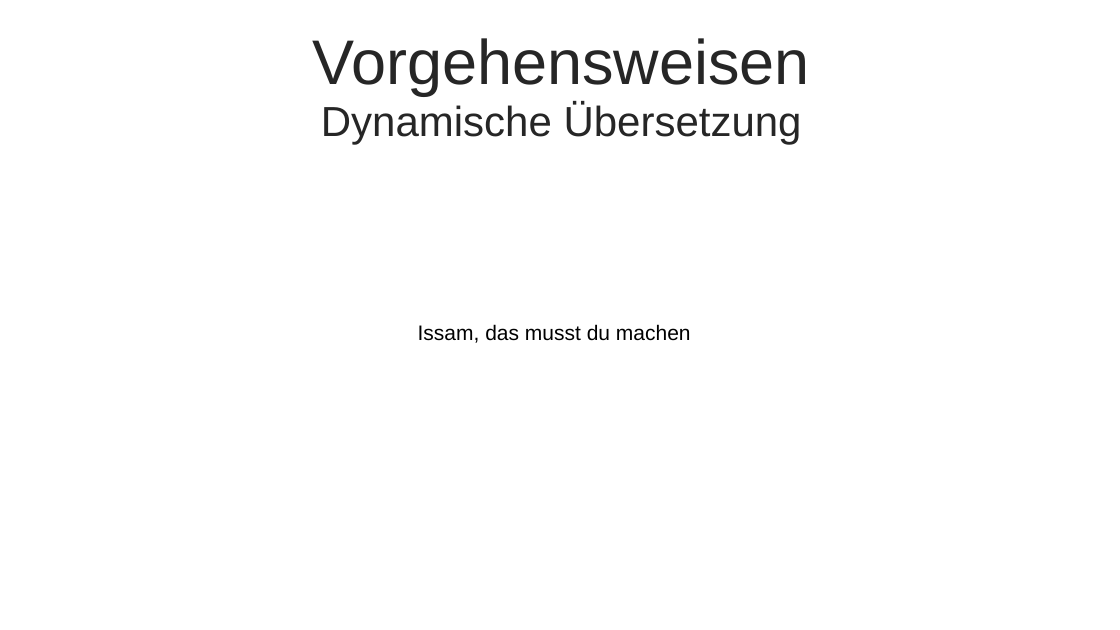
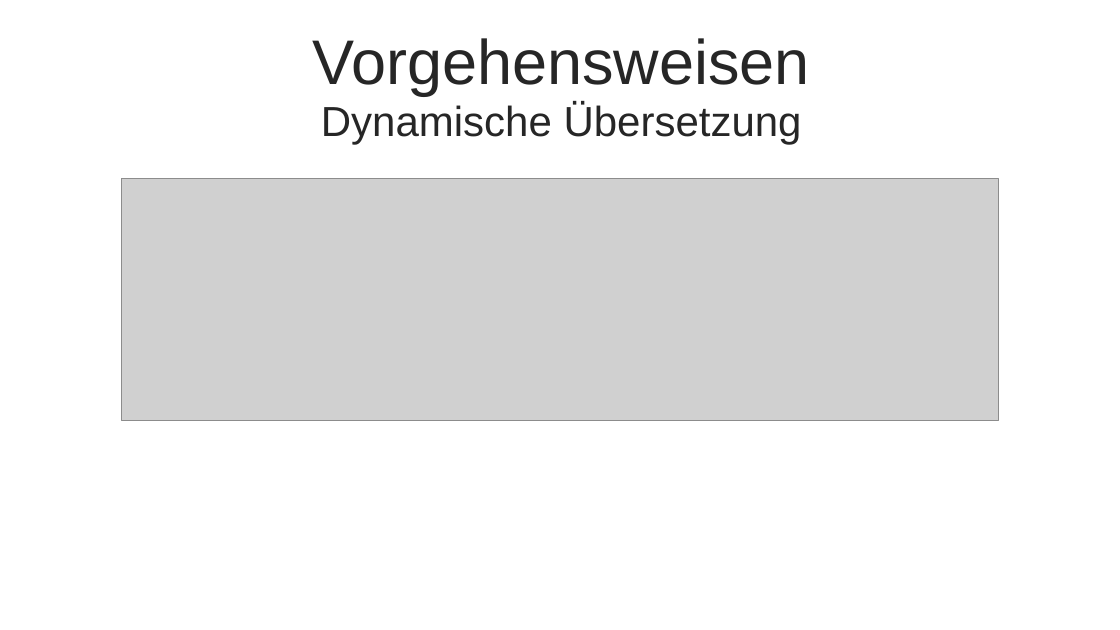
Before and after one commit to Eyssamsh/gui, a slide deck: slide 14 of guiProjekt/downloads/Final Präsentation Mehrsprachigkeit.pptx (slide 13 before the commit). Drawn at 1120x630 pixels with LibreOffice and Linux fonts; fonts in the diff are those of the drawing; grey boxes stand for pictures. Boxes give left, top, right and bottom in pixels: in the first picture for what was removed or moved away, otherwise in the second. Text is boxed around its words. In the diff, an @@ line names an element or a change of style, - is before the commit and + after.

```diff
--- a/guiProjekt/downloads/Final Präsentation Mehrsprachigkeit.pptx
+++ b/guiProjekt/downloads/Final Präsentation Mehrsprachigkeit.pptx
@@ picture added at (x1=122, y1=178, x2=998, y2=420) @@
@@ text removed at (x1=418, y1=324, x2=691, y2=343) @@
-Issam, das musst du machen
```
Also in this commit, not shown: 2 other slides changed, 6 slides added, 40 slides removed, 1 other file.
